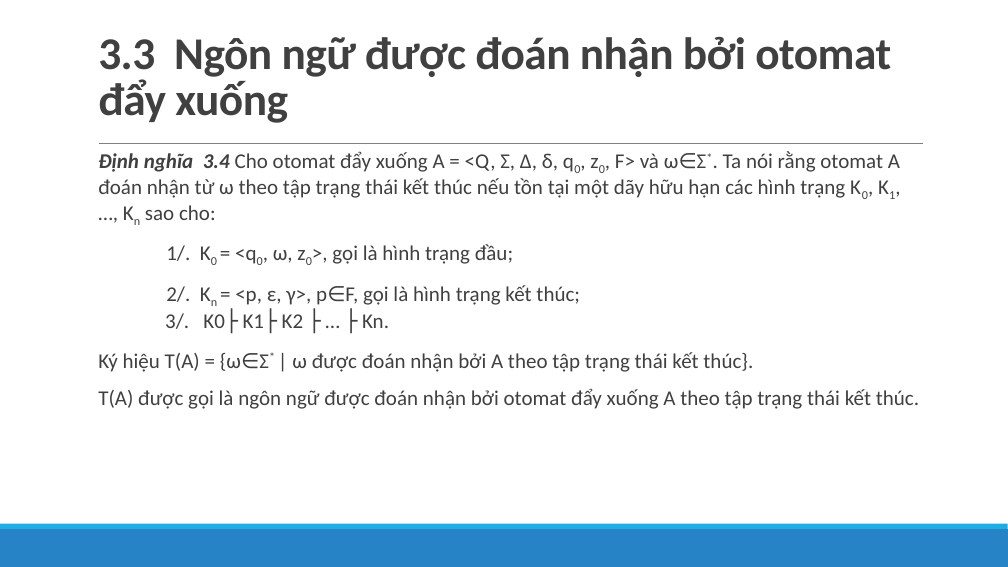
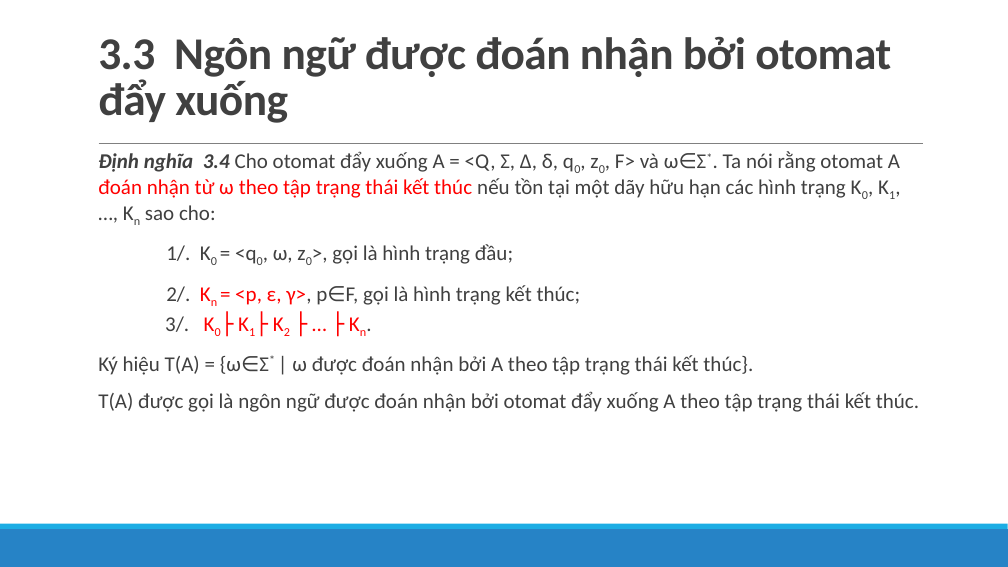
Before and after one commit to lelongc/rac, a slide deck: slide 45 of iuh/môn/hk1-4/automat/Automata4Stu/slide/Tuan11&12_Chương 4.pptx. Drawn at 1008x567 pixels with LibreOffice and Linux fonts; fonts in the diff are those of the drawing. Boxes give left, top, right and bottom in pixels: in the first picture for what was removed or moved away, otherwise in the second. Text is boxed around its words. In the diff, an @@ line names an element or a change of style, - is before the commit and + after.

```diff
--- a/iuh/môn/hk1-4/automat/Automata4Stu/slide/Tuan11&12_Chương 4.pptx
+++ b/iuh/môn/hk1-4/automat/Automata4Stu/slide/Tuan11&12_Chương 4.pptx
@@ text at <box>98,151,900,332</box>: text colour #404040 to #FF0000 in "đoán nhận từ ω theo tập trạng ...", "Kn = <p, ε, γ>,", "K0├ K1├ K2 ├ … ├ Kn."; now subscript in "K0├ K1├ K2 Kn." @@
```
Also in this commit, not shown: 17 other slides changed, 3 slides added, 1 other file.
